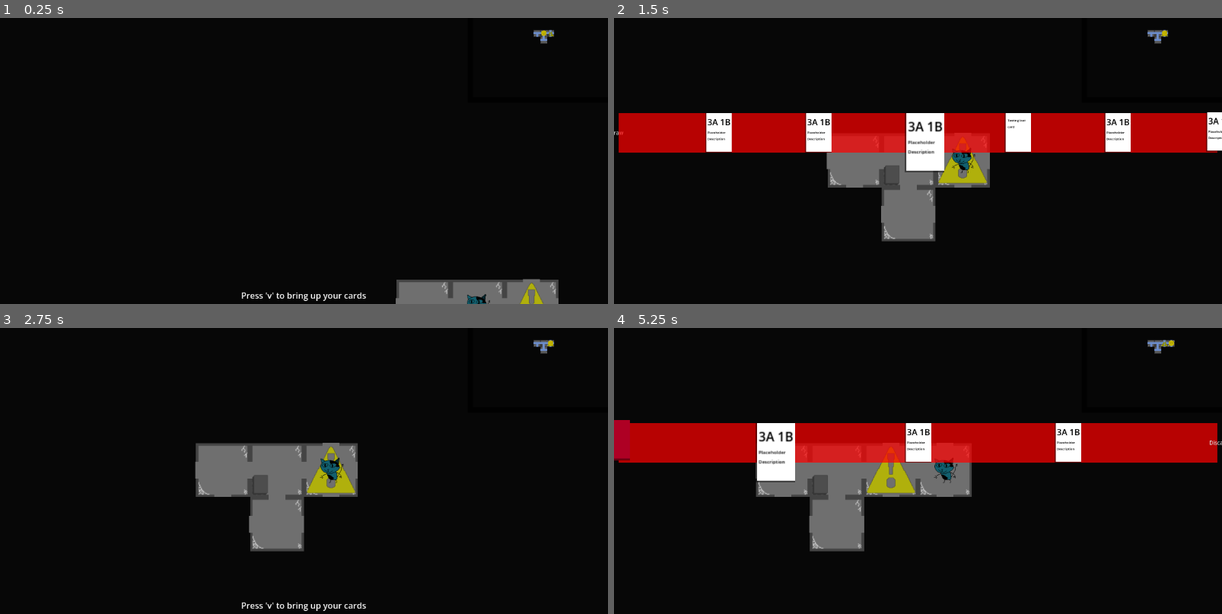
Above: before the commit, frames 1-4 (two rows, left to right).
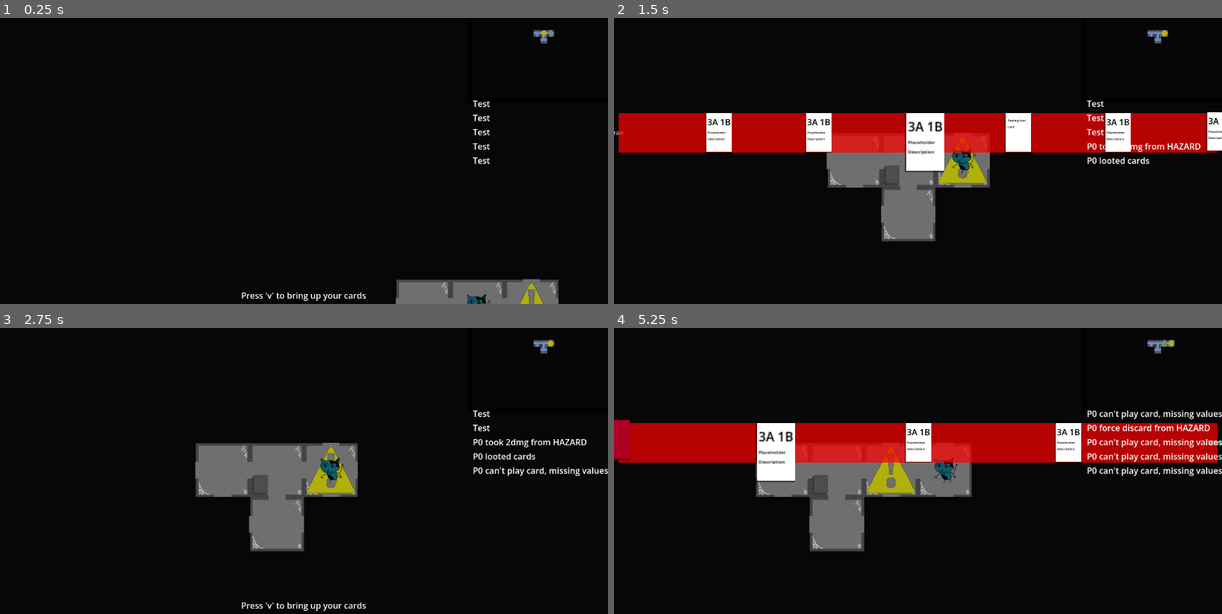
Above: after the commit, the same moments.

Repository: emrysshevek/gameganggame
Game: Godot game, scene res://scenes/GameScene.tscn
Same seed, same stepped clock (60 frames per second), same inputs: the game is played once before the commit and once after it.
Inputs (mouse positions are in pixels of both pictures, inside the frame that each line leads up to):
- Up to frame 1 (0.25 s): no input
- Up to frame 2 (1.5 s): tap V (debug_v) at 0.5, 1.25 s; move the mouse to (1051, 115) at 0.52 s; hold D (move_right) 0.53-1.25 s; tap G (discard) at 0.6 s; click (1051, 115) at 0.8 s; drag from (796, 149) to (887, 201) at 1.27 s
- Up to frame 3 (2.75 s): move the mouse to (364, 368) at 2.02 s; hold D (move_right) from 2.03 s (still down); tap G (discard) at 2.1 s; click (364, 368) at 2.3 s
- Up to frame 4 (5.25 s): release D (move_right) at 2.75 s; tap V (debug_v) at 2.75, 3.5 s; drag from (887, 511) to (735, 390) at 2.77 s; move the mouse to (1100, 493) at 3.52 s; hold A (move_left) 3.53-4.25 s; tap C (toggle_cursor) at 3.6 s; click (1100, 493) at 3.8 s; click "Draw" at 4.25 s; click "Discard" at 5 s

The runs differ from the first frame. In frame 1, 0.2% of the frame differs, in the area x 77-81%, y 28-52%; in frame 2, 0.5%; in frame 3, 0.7%; in frame 4, 1.4%, in the area x 77-100%, y 28-52%.

Commit message:
basic notifications with events global
notifications for missing values, damage, looting cards and forced discard are set up to send to global notification view below minimap

Diff:
--- a/cards/card_manager.gd
+++ b/cards/card_manager.gd
@@ -118,7 +118,7 @@
 				hand_pile.ordered_cards[_selected_card_index].play()
 				hand_pile.ordered_cards[_selected_card_index].highlight_return()
 			else:
-				pass
+				Events.missing_values.emit(hand_pile.ordered_cards[_selected_card_index])
 				#card can't be played due to not enough values
 		elif input_man.is_action_just_released(Model.Action.DISCARD):
 			hand_pile.ordered_cards[_selected_card_index].discard()
--- /dev/null
+++ b/components/notification_log.gd
@@ -0,0 +1,34 @@
+extends Control
+
+@onready var labels:Array[Label] = [$TextLines/Label1, $TextLines/Label2, $TextLines/Label3, $TextLines/Label4, $TextLines/Label5]
+
+func _ready() -> void:
+	Events.character_damaged.connect(_on_character_damaged)
+	Events.forced_discard.connect(_on_forced_discard)
+	Events.looted_cards.connect(_on_looted_cards)
+	Events.missing_values.connect(_on_missing_values)
+
+func update(new_message_text:String):
+	labels[0].text = labels[1].text
+	labels[1].text = labels[2].text
+	labels[2].text = labels[3].text
+	labels[3].text = labels[4].text
+	labels[4].text = new_message_text
+
+func _on_character_damaged(_character:Character, amount:int, source):
+	var source_name = "?"
+	if "type" in source:
+		source_name = Model.ObjectTypes.keys()[source.type]
+	update("P" + str(_character.character_id) + " took " + str(amount) + "dmg from " + source_name)
+
+func _on_forced_discard(_character:Character, source):
+	var source_name = "?"
+	if "type" in source:
+		source_name = Model.ObjectTypes.keys()[source.type]
+	update("P" + str(_character.character_id) + " force discard from " + source_name)
+
+func _on_looted_cards(_character:Character):
+	update("P" + str(_character.character_id) + " looted cards")
+
+func _on_missing_values(_card:Card):
+	update("P" + str(_card.owning_character.character_id) + " can't play card, missing values")
--- /dev/null
+++ b/components/notification_log.tscn
@@ -0,0 +1,37 @@
+[gd_scene format=3 uid="uid://53fkdoqcq0da"]
+
+[ext_resource type="Script" uid="uid://bqiggx2u7k5j3" path="res://components/notification_log.gd" id="1_dui1h"]
+
+[node name="NotificationLog" type="Control" unique_id=312626902]
+layout_mode = 3
+anchors_preset = 15
+anchor_right = 1.0
+anchor_bottom = 1.0
+grow_horizontal = 2
+grow_vertical = 2
+script = ExtResource("1_dui1h")
+
+[node name="TextLines" type="VBoxContainer" parent="." unique_id=293521334]
+layout_mode = 0
+offset_right = 136.0
+offset_bottom = 132.0
+
+[node name="Label1" type="Label" parent="TextLines" unique_id=1375016893]
+layout_mode = 2
+text = "Test"
+
+[node name="Label2" type="Label" parent="TextLines" unique_id=1070861663]
+layout_mode = 2
+text = "Test"
+
+[node name="Label3" type="Label" parent="TextLines" unique_id=1524208928]
+layout_mode = 2
+text = "Test"
+
+[node name="Label4" type="Label" parent="TextLines" unique_id=1761422464]
+layout_mode = 2
+text = "Test"
+
+[node name="Label5" type="Label" parent="TextLines" unique_id=1944513594]
+layout_mode = 2
+text = "Test"
--- a/entities/hazard.gd
+++ b/entities/hazard.gd
@@ -9,9 +9,12 @@
 
 func trigger_enter_ability(target:Character):
 	#override from grid_sprite
-	print("hazard does 2 damage")
-	target.take_damage(2)
+	#print("hazard does 2 damage")
+	var damage = 2
+	target.take_damage(damage)
+	Events.character_damaged.emit(target, damage, self)
 
 func trigger_exit_ability(target:Character):
 	print("hazard forces 1 random discard")
 	target.forced_random_discard(1)
+	Events.forced_discard.emit(target, self)
--- a/global/Events.gd
+++ b/global/Events.gd
@@ -3,6 +3,7 @@
 #region Card
 signal card_played(_card: Card)
 signal card_discarded(_card: Card)
+signal missing_values(_card :Card)
 #endregion
 
 #region Deck
@@ -13,3 +14,9 @@
 #region Input State Machine
 signal request_input_state_transition(new_state:String, requesting_character:Character)
 #endregion
+
+#region Character
+signal character_damaged(_character: Character, _amount:int, effect_source)
+signal looted_cards(_character: Character)
+signal forced_discard(_character: Character, effect_source)
+#endregion
--- a/scenes/game_scene.gd
+++ b/scenes/game_scene.gd
@@ -7,6 +7,7 @@
 @export var _player_view_zoom:Vector2 = Vector2(1.6,1.6)
 @export var manual_set_number_of_players:int = 1
 
+@onready var notification_log_scene := preload("res://components/notification_log.tscn")
 @onready var player_screen_scene := preload("res://scenes/player_screen.tscn")
 @onready var player_viewport_scene := preload("res://scenes/player_subviewport.tscn")
 @onready var card_manager_scene: PackedScene = preload("res://cards/card_manager.tscn")
@@ -30,7 +31,11 @@
 func _ready() -> void:
 	_tile_size = grid_man.tile_size
 	setup_players()
-	setup_minimap().reparent($PlayerAreas/Control)
+	var minimap:PlayerSubViewport = setup_minimap()
+	minimap.reparent($PlayerAreas/Control)
+	var notif_log = notification_log_scene.instantiate()
+	$PlayerAreas/Control.add_child(notif_log)
+	notif_log.position = Vector2(minimap.position.x, minimap.position.y + _minimap_size.y)
 #endregion
 
 
--- a/scenes/tile.gd
+++ b/scenes/tile.gd
@@ -101,6 +101,8 @@
 			var top_card = grid_cards_face_down.take_top_card()
 			top_card.owning_character = character
 			character.my_screen.card_manager.hand_pile.add_card(top_card)
+	if grid_cards_face_up != null || grid_cards_face_down != null:
+		Events.looted_cards.emit(character)
 
 func add_hazard(new_hazard:Hazard) -> bool:
 	if hazard == null:
Not shown, added: components/notification_log.gd.uid
